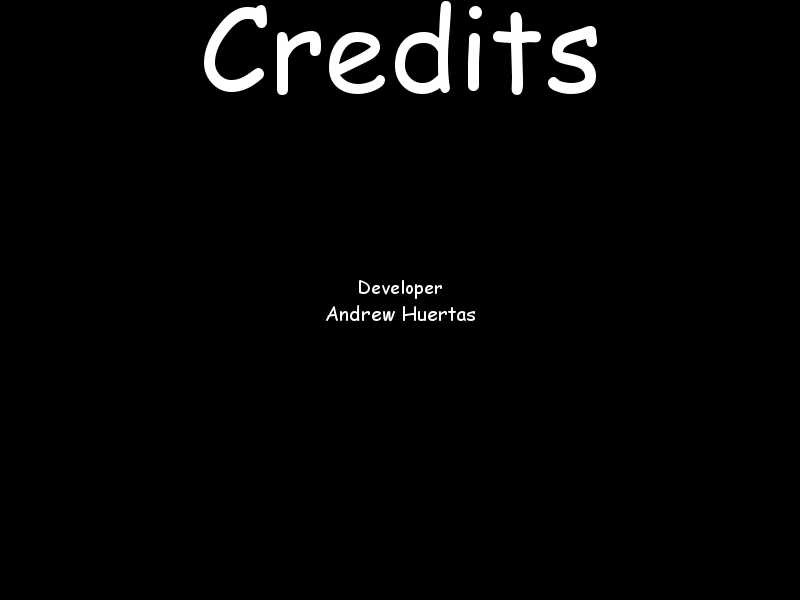
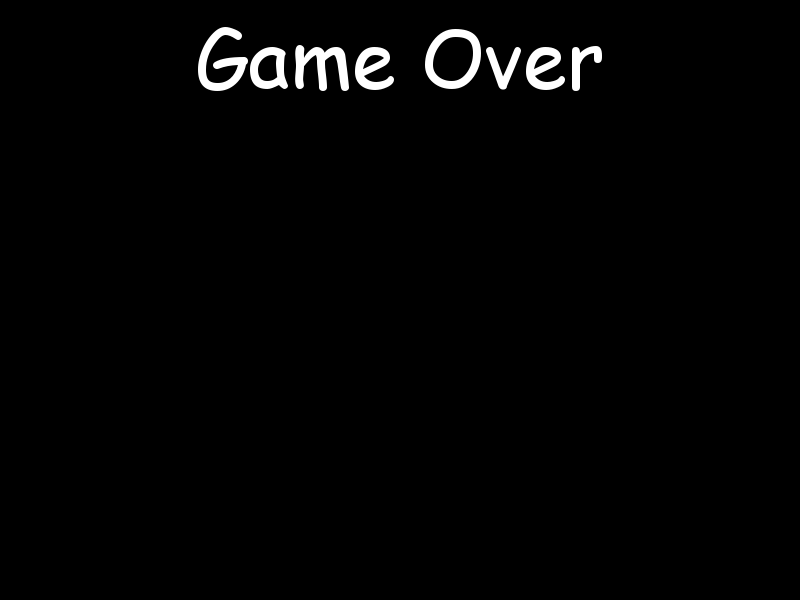
Two versions of the same layered image (800px x 600px). Layer-by-layer changes:
hid group "Credits #2" (3 layers) over [198, 1, 602, 322]
added group "GameOver" with 2 layers over [198, 1, 602, 322]
added layer "Game Over" in group "GameOver" over [198, 27, 602, 91]
added layer "GameOver #1" in group "GameOver" over [198, 1, 602, 322]
